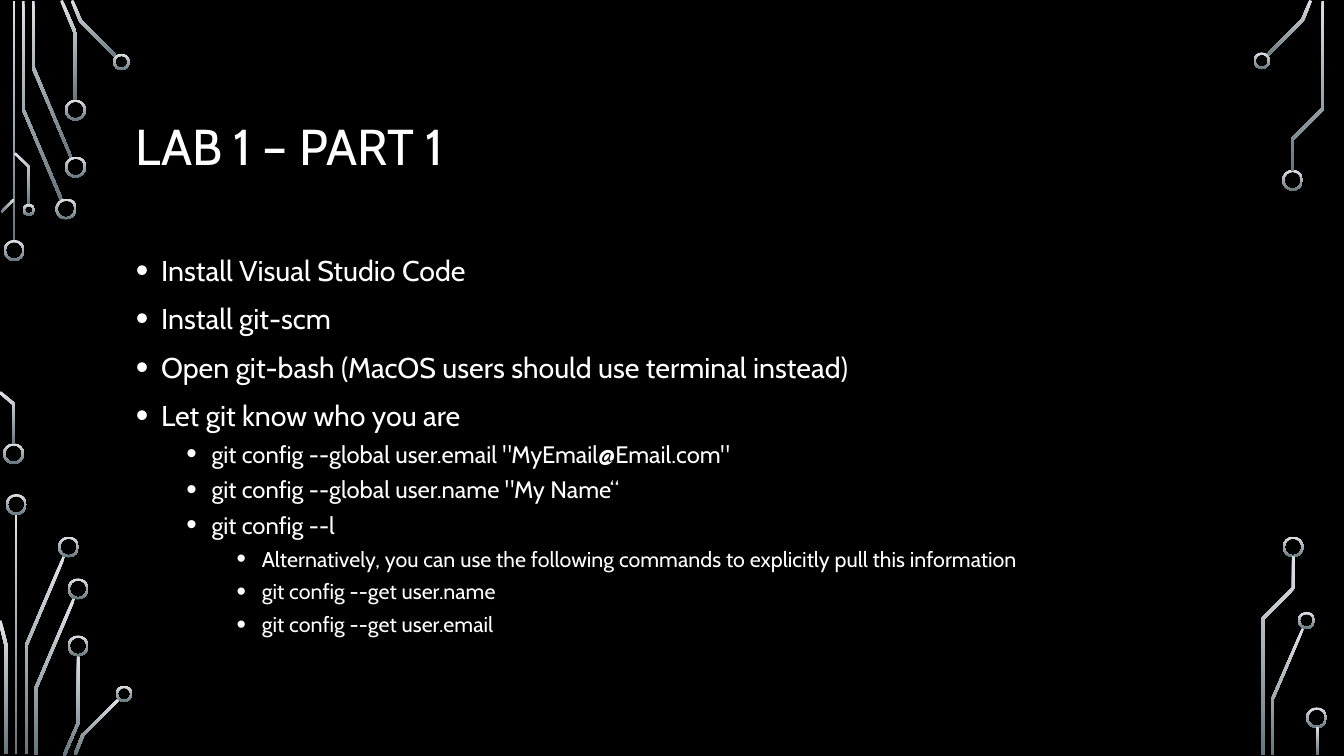
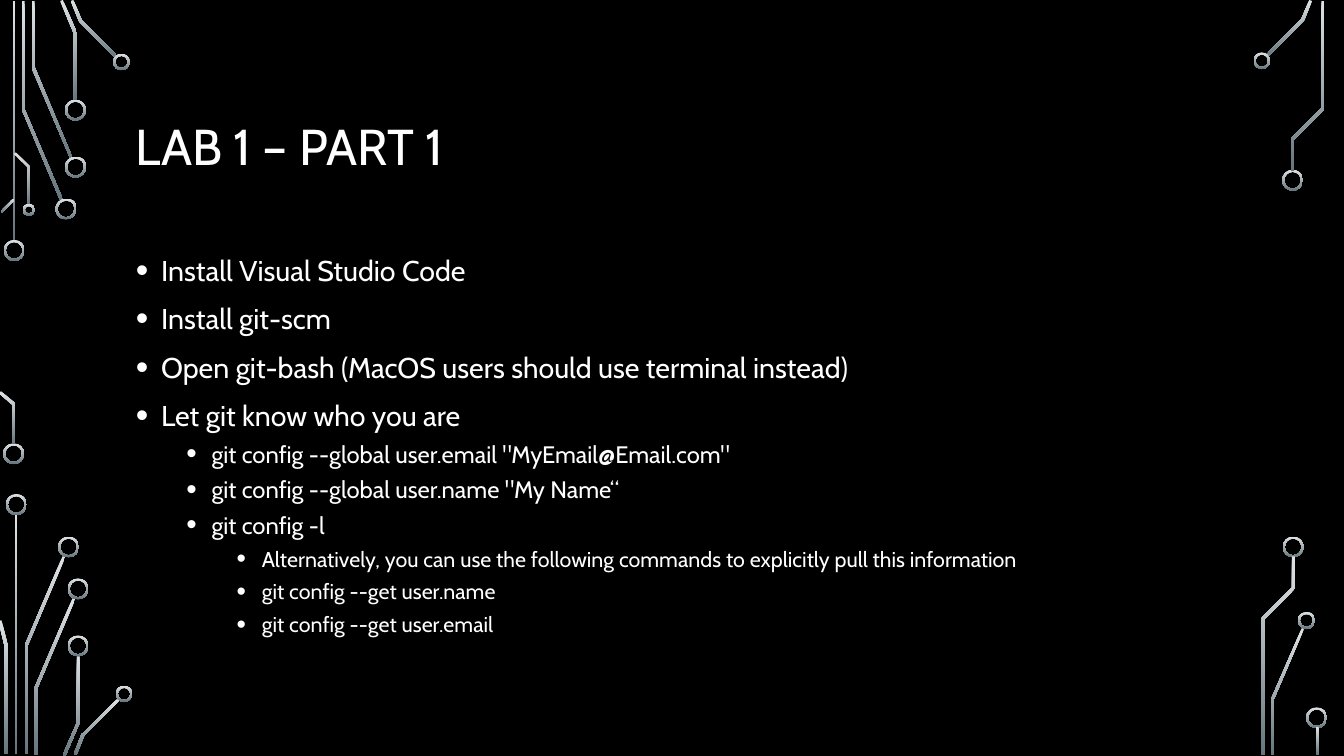
Before and after one commit to onideus/github-101-website, a slide deck: slide 9 of resources/Introduction to github.pptx. Drawn at 1344x756 pixels with LibreOffice and Linux fonts; fonts in the diff are those of the drawing; background and template pictures are left out. Boxes give left, top, right and bottom in pixels: in the first picture for what was removed or moved away, otherwise in the second. Text is boxed around its words. In the diff, an @@ line names an element or a change of style, - is before the commit and + after.

```diff
--- a/resources/Introduction to github.pptx
+++ b/resources/Introduction to github.pptx
@@ text at <box>212,516,325,540</box>: text changed @@
-  • git config --l
+  • git config -l
```
Also in this commit, not shown: 1 other slide changed, 2 other files.
